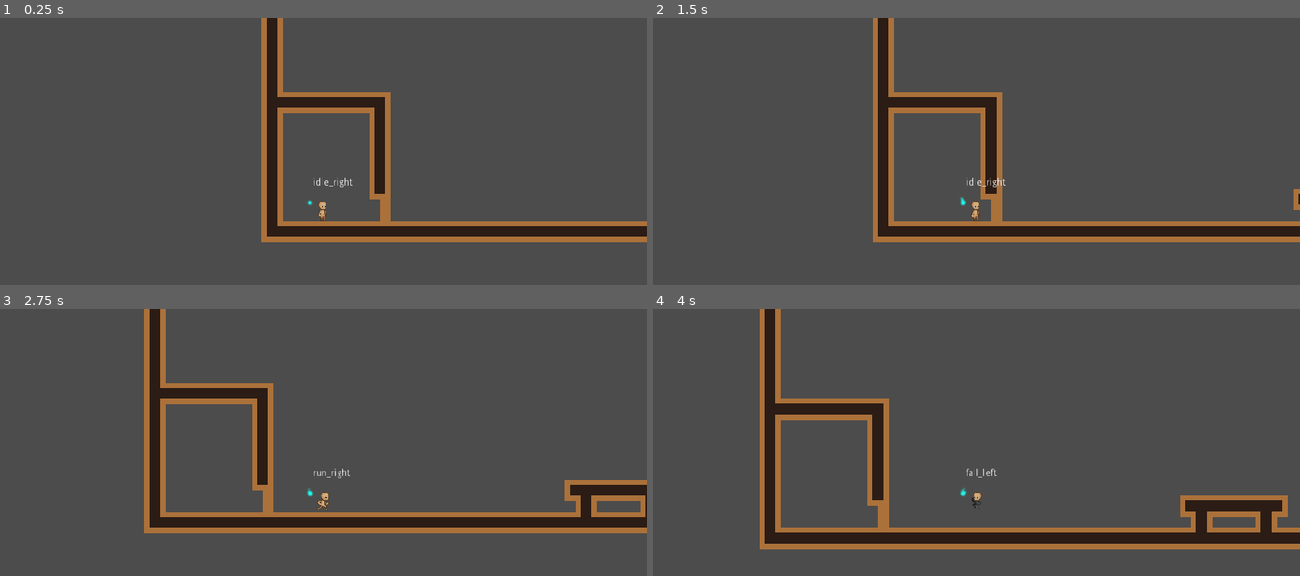
Above: before the commit, frames 1-4 (two rows, left to right).
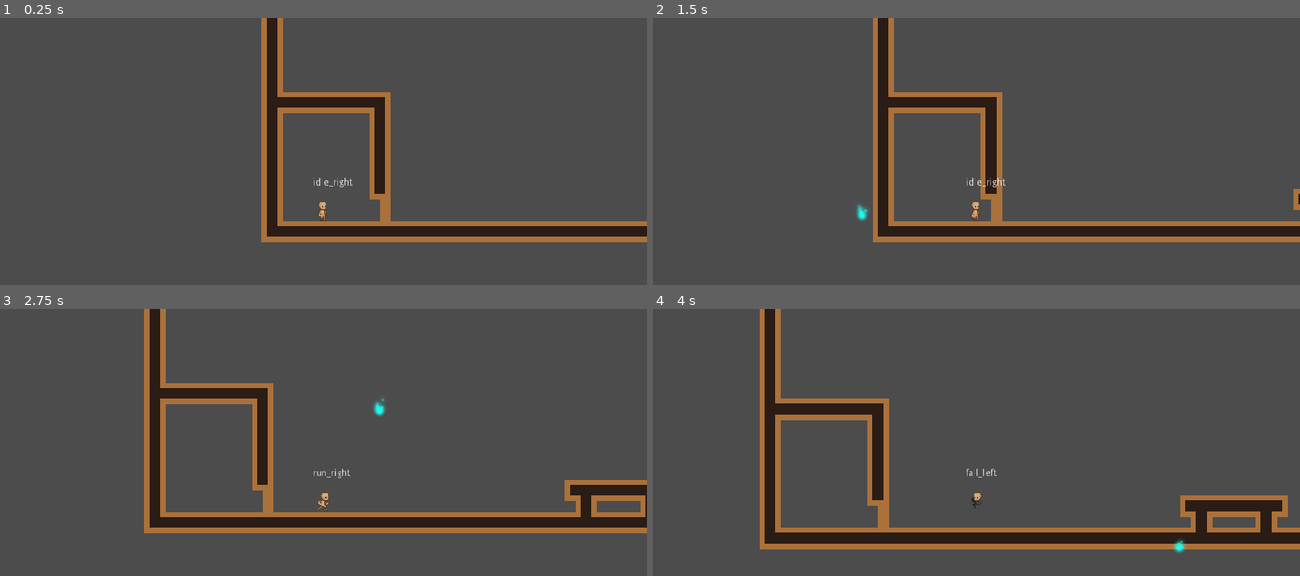
Above: after the commit, the same moments.

Repository: Sleeping-Robot-Games/tiny-human
Game: Godot game, scene res://levels/demo/home.tscn
Same seed, same stepped clock (60 frames per second), same inputs: the game is played once before the commit and once after it.
Inputs (mouse positions are in pixels of both pictures, inside the frame that each line leads up to):
- Up to frame 1 (0.25 s): no input
- Up to frame 2 (1.5 s): tap Enter at 0.5 s; move the mouse to (1118, 180) at 0.52 s; hold Right (move_right) 0.53-1.28 s; tap Space (jump) at 0.77 s; move the mouse to (847, 218) at 1.27 s; hold Down (move_down) from 1.28 s (still down)
- Up to frame 3 (2.75 s): tap Space (jump) at 1.52 s; move the mouse to (388, 410) at 2.02 s; release Down (move_down) at 2.03 s; hold Right (move_right) from 2.03 s (still down)
- Up to frame 4 (4 s): move the mouse to (944, 562) at 2.77 s; tap Space (jump) at 3.02, 3.77 s; move the mouse to (1170, 543) at 3.52 s; release Right (move_right) at 3.53 s; hold Left (move_left) from 3.53 s (still down)

The runs differ from the first frame. In frame 1, less than 0.1% of the frame differs, in the area x 47-49%, y 68-71%; in frame 2, 0.1%, in the area x 31-49%, y 67-77%; in frame 3, 0.1%; in frame 4, less than 0.1%.

Commit message:
Make wisp follow mouse cursor

Diff:
--- /dev/null
+++ b/characters/wisp/wisp.gd
@@ -0,0 +1,9 @@
+extends Node2D
+
+var follow_speed = 5 # smaller is faster
+
+func _physics_process(delta):
+	position += (get_global_mouse_position() - position) / follow_speed
+	# offset needed?
+	# see: https://godotengine.org/qa/11538/get-mouse-position-in-world
+	#offset = get_local_mouse_position()
--- a/characters/wisp/wisp.tscn
+++ b/characters/wisp/wisp.tscn
@@ -1,5 +1,6 @@
-[gd_scene load_steps=4 format=2]
+[gd_scene load_steps=5 format=2]
 
+[ext_resource path="res://characters/wisp/wisp.gd" type="Script" id=1]
 [ext_resource path="res://characters/wisp/floaty_64.png" type="Texture" id=2]
 
 [sub_resource type="CanvasItemMaterial" id=1]
@@ -25,13 +26,14 @@
 scale = 2.0
 color = Color( 0.121569, 0.988235, 0.937255, 1 )
 
-[node name="Wisp" type="Node2D"]
+[node name="Wisp" type="Node"]
 
 [node name="Sprite" type="Sprite" parent="."]
+script = ExtResource( 1 )
 
 [node name="Particles2D" type="Particles2D" parent="Sprite"]
 material = SubResource( 1 )
-scale = Vector2( 0.5, 0.5 )
+scale = Vector2( 0.25, 0.25 )
 amount = 60
 process_material = SubResource( 2 )
 texture = ExtResource( 2 )
